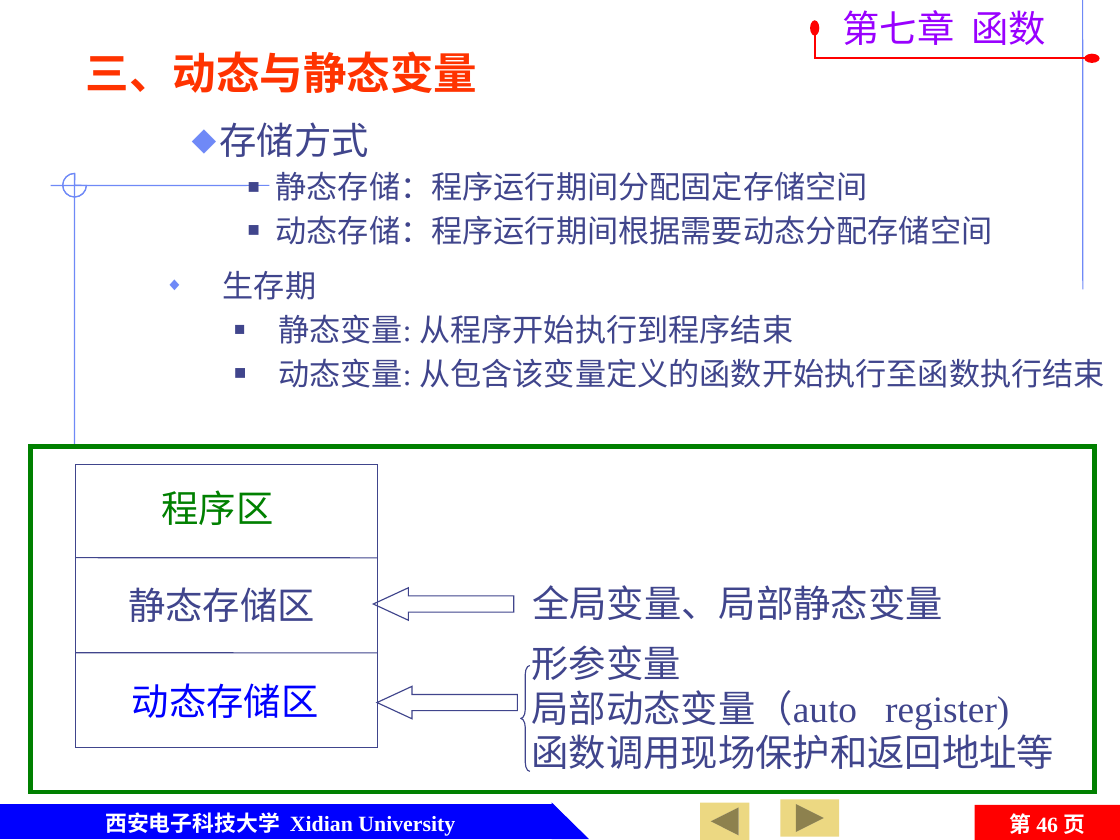
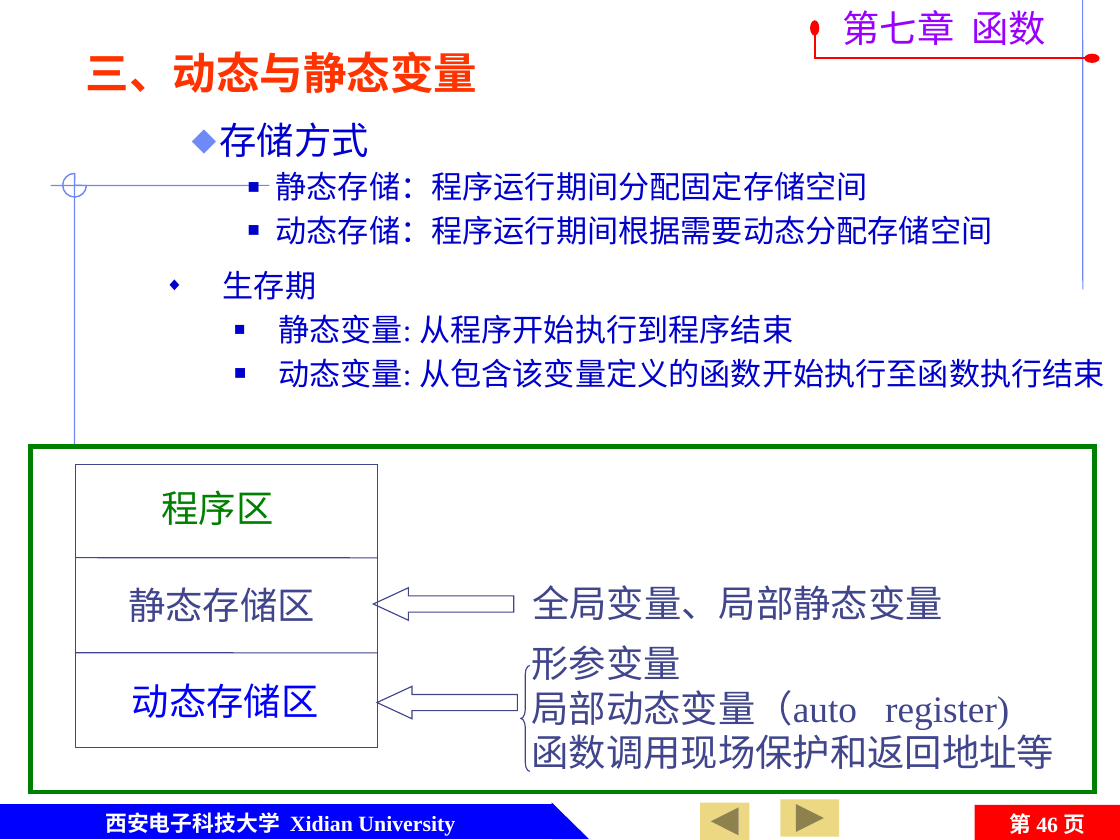
Before and after one commit to jtrfid/C-Repositories, a slide deck: slide 46 of 2015备课/课件/第7章 函数及变量存储类型.pptx. Drawn at 1120x840 pixels with LibreOffice and Linux fonts; fonts in the diff are those of the drawing; background and template pictures are left out. Boxes give left, top, right and bottom in pixels: in the first picture for what was removed or moved away, otherwise in the second. Text is boxed around its words. In the diff, an @@ line names an element or a change of style, - is before the commit and + after.

```diff
--- a/2015备课/课件/第7章 函数及变量存储类型.pptx
+++ b/2015备课/课件/第7章 函数及变量存储类型.pptx
@@ text "存储方式" at (220,122,993,245): text colour #40458C to #0000CC @@
@@ text "生存期" at (223,271,1105,388): text colour #40458C to #0000CC @@
```
Also in this commit, not shown: 16 other slides changed.
